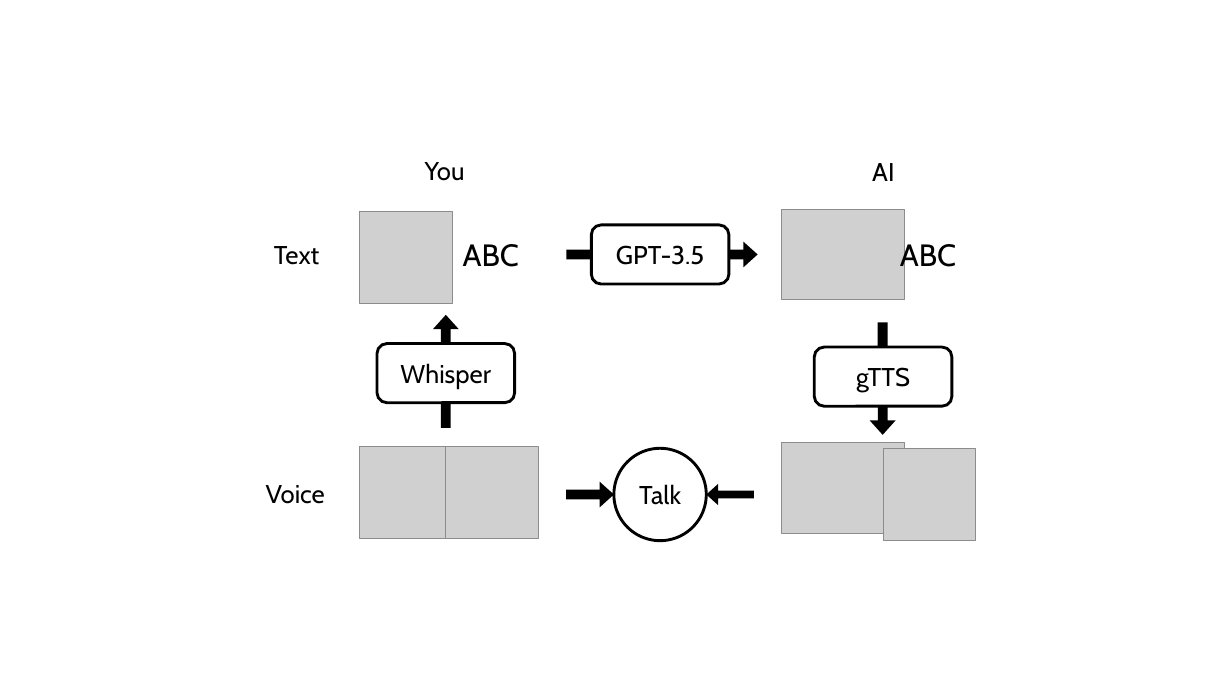
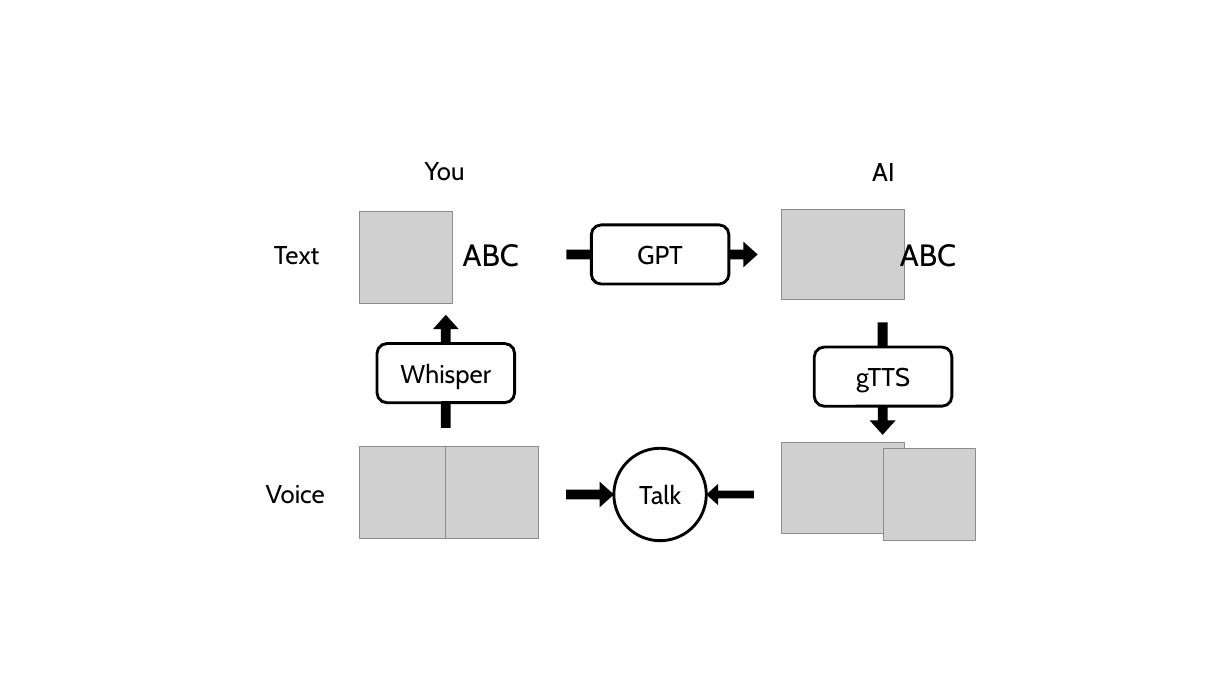
Before and after one commit to AokiKoshiro/talk-with-ai, a slide deck: slide 1 of static/image/architecture_white_background.pptx. Drawn at 1232x693 pixels with LibreOffice and Linux fonts; fonts in the diff are those of the drawing; grey boxes stand for pictures. Boxes give left, top, right and bottom in pixels: in the first picture for what was removed or moved away, otherwise in the second. Text is boxed around its words. In the diff, an @@ line names an element or a change of style, - is before the commit and + after.

```diff
--- a/static/image/architecture_white_background.pptx
+++ b/static/image/architecture_white_background.pptx
@@ text in rounded rectangle at (x1=637, y1=245, x2=683, y2=265): text changed @@
-GPT-3.5
+GPT
```
Also in this commit, not shown: 6 other files.
